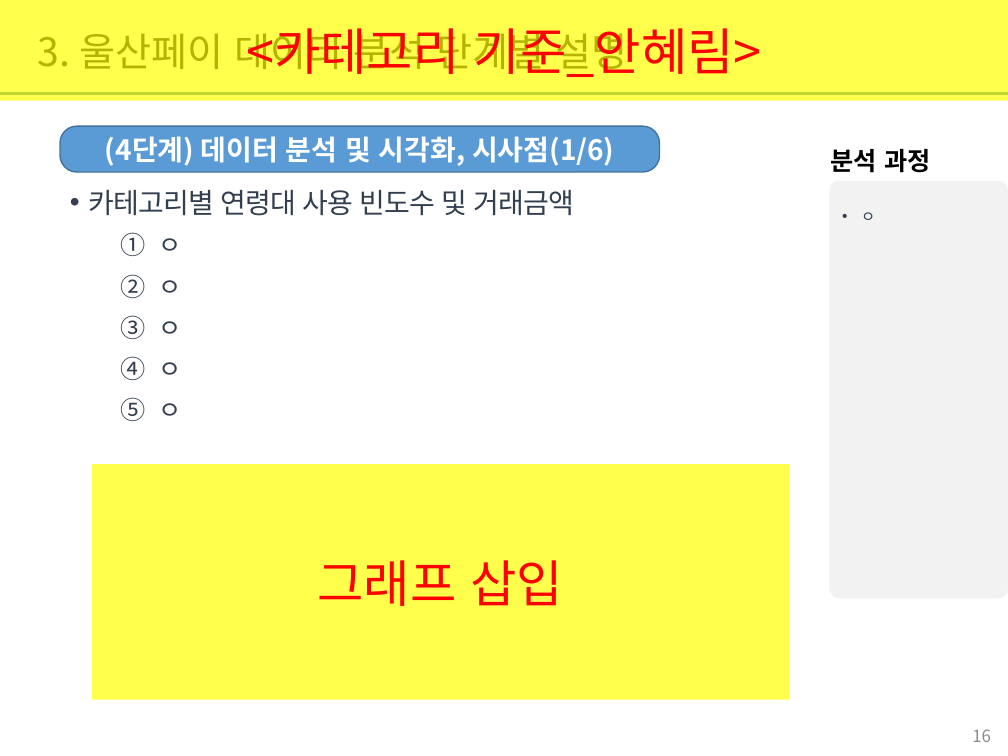
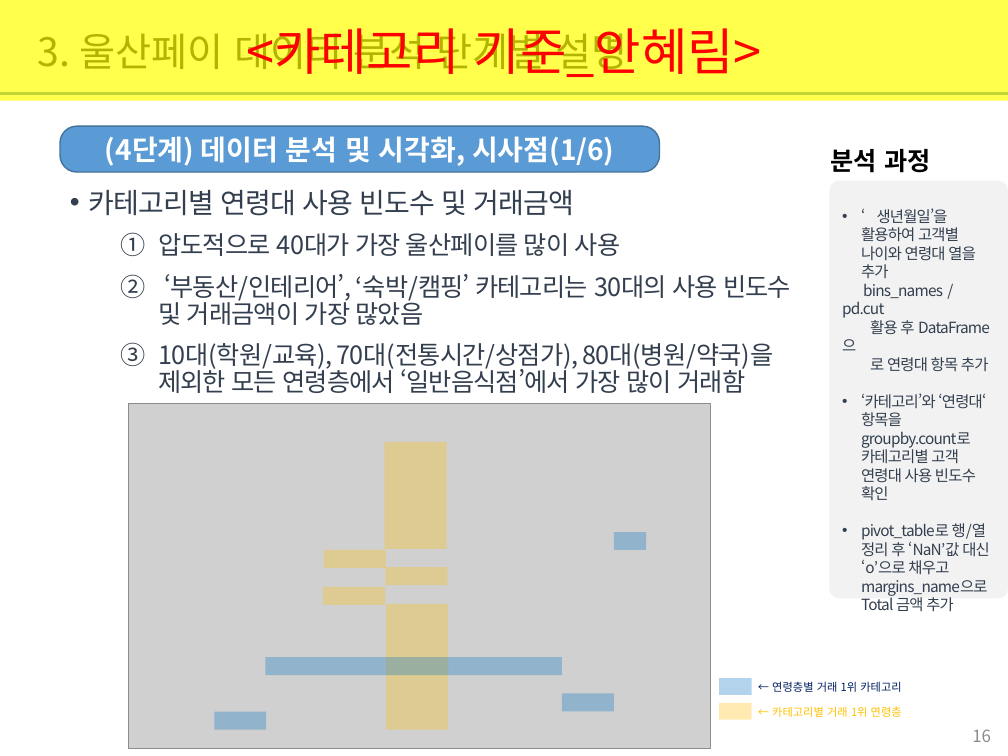
Before and after one commit to jamesjhk/Project_B, a slide deck: slide 16 of 빅데이터 기반 울산페이 사용 분석 보고서_ProjectB.pptx. Drawn at 1008x756 pixels with LibreOffice and Linux fonts; fonts in the diff are those of the drawing; grey boxes stand for pictures. Boxes give left, top, right and bottom in pixels: in the first picture for what was removed or moved away, otherwise in the second. Text is boxed around its words. In the diff, an @@ line names an element or a change of style, - is before the commit and + after.

```diff
--- a/빅데이터 기반 울산페이 사용 분석 보고서_ProjectB.pptx
+++ b/빅데이터 기반 울산페이 사용 분석 보고서_ProjectB.pptx
@@ text in rounded rectangle at box(842, 208, 990, 612): text changed @@
-• ㅇ
+• ‘생년월일’을 활용하여 고객별 나이와 연령대 열을 추가
+bins_names / pd.cut
+활용 후 DataFrame으
+로 연령대 항목 추가
+• ‘카테고리’와 ‘연령대‘ 항목을 groupby.count로 카테고리별 고객 연령대 사용 빈도수 확인
+• pivot_table로 행/열 정리 후 ‘NaN’값 대신 ‘o’으로 채우고 margins_name으로 Total 금액 추가
@@ text at box(158, 233, 791, 393): text changed @@
-  1. ㅇ
-  2. ㅇ
-  3. ㅇ
-  4. ㅇ
-  5. ㅇ
+  1. 압도적으로 40대가 가장 울산페이를 많이 사용
+  2. ‘부동산/인테리어’, ‘숙박/캠핑’ 카테고리는 30대의 사용 빈도수 및 거래금액이 가장 많았음
+  3. 10대(학원/교육), 70대(전통시간/상점가), 80대(병원/약국)을 제외한 모든 연령층에서 ‘일반음식점’에서 가장 많이 거래함
@@ rectangle removed at box(92, 464, 789, 700) @@
-그래프 삽입
@@ group added at box(128, 403, 711, 748): 9 rectangles, 1 picture @@
@@ rectangle added at box(719, 678, 751, 696), fill #0070C0 at 30% opacity @@
@@ text added at box(772, 681, 901, 692), 8 pt, text #002060 @@
+← 연령층별 거래 1위 카테고리
@@ rectangle added at box(719, 703, 751, 720), fill #FFC000 at 30% opacity @@
@@ text added at box(772, 706, 902, 717), 8 pt, text #FFC000 @@
+← 카테고리별 거래 1위 연령층
```
Also in this commit, not shown: 5 other slides changed.
